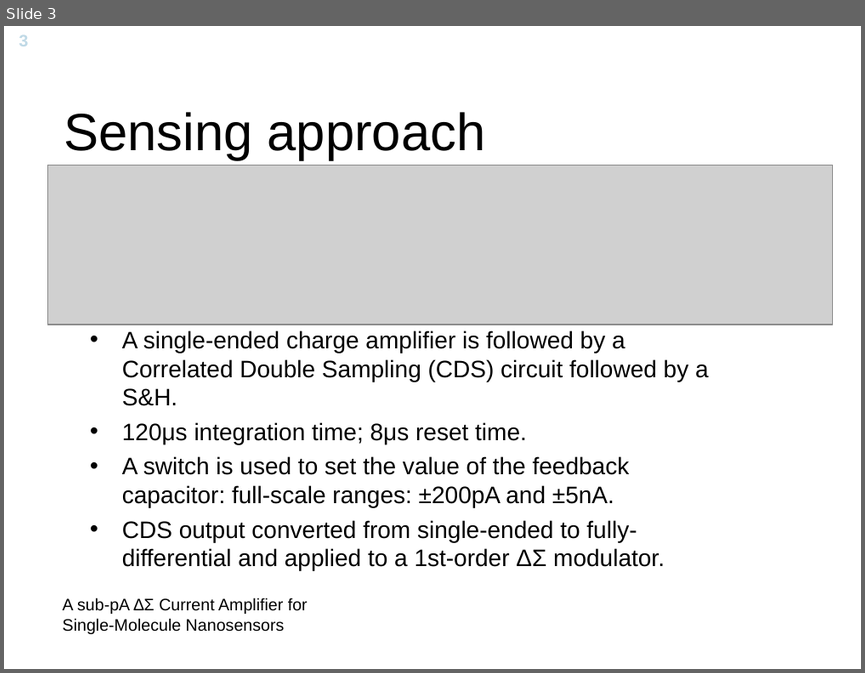
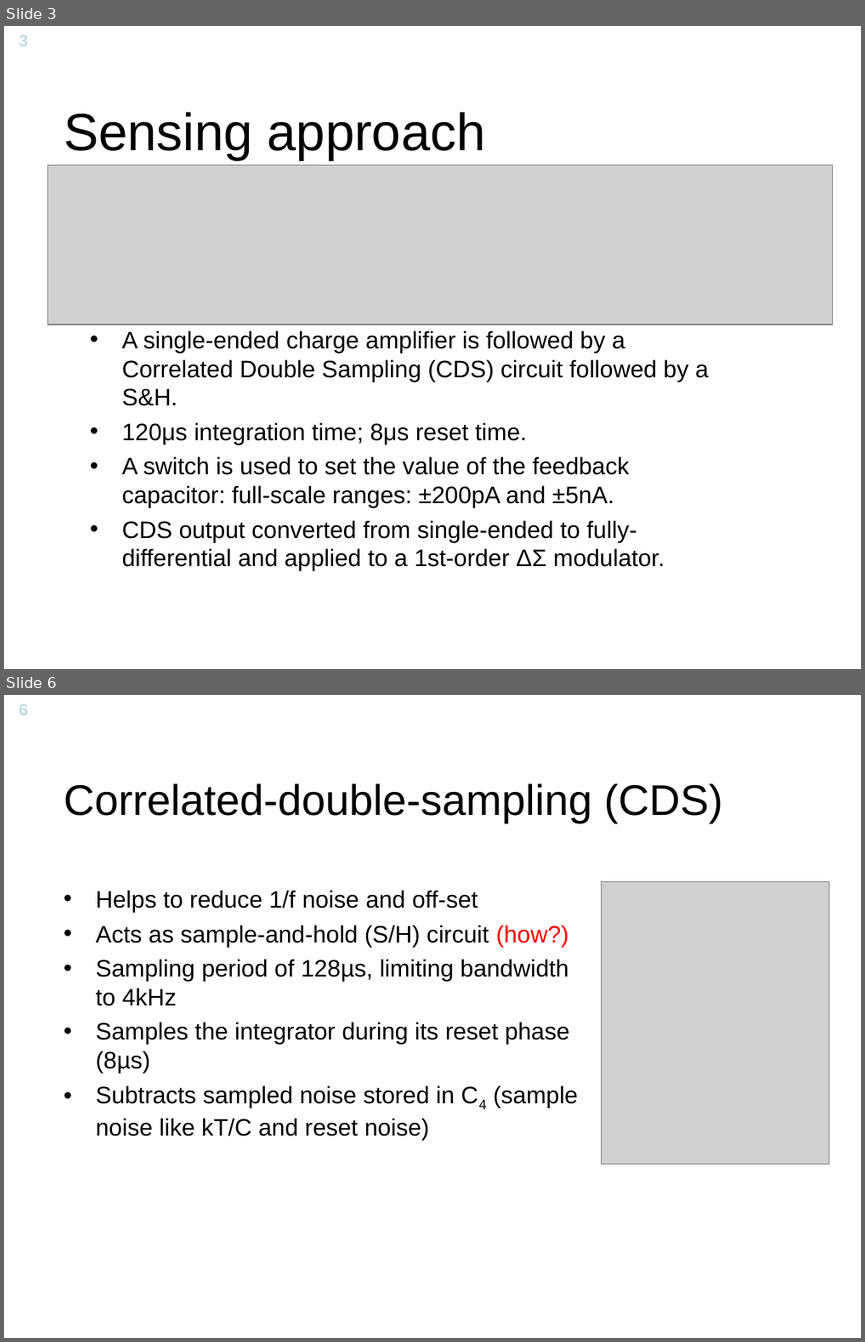
Before and after one commit to Yuav/solcelle, a slide deck: A Sub-pA delta-sigma Current Amplifier for Single-Molecule Nanosesnsors.ppt. Shown one above the other, each under a label of ours: slide 3 before the commit, slides 3 and 6 after it; the slides between them are not shown. The pictures are 865x673 and 865x1342 pixels, drawn with LibreOffice and Linux fonts; fonts in the diff are those of the drawing; grey boxes stand for pictures; background and template pictures are left out. Boxes give left, top, right and bottom in pixels: in the first picture for what was removed or moved away, otherwise in the second. Text is boxed around its words. In the diff, an @@ line names an element or a change of style, - is before the commit and + after.

```diff
--- a/A Sub-pA delta-sigma Current Amplifier for Single-Molecule Nanosesnsors.ppt
+++ b/A Sub-pA delta-sigma Current Amplifier for Single-Molecule Nanosesnsors.ppt
@@ slide 6 added at [4, 695, 861, 1338], background picture (left out); not listed: 1 template element that a slide beside it also shows @@
@@ title added at [64, 783, 723, 823], 36 pt, text #000000 @@
+Correlated-double-sampling (CDS)
@@ text added at [96, 890, 578, 1140], 20 pt, text #000000 @@
+• Helps to reduce 1/f noise and off-set
+• Acts as sample-and-hold (S/H) circuit (how?)
+• Sampling period of 128µs, limiting bandwidth to 4kHz
+• Samples the integrator during its reset phase (8µs)
+• Subtracts sampled noise stored in C4 (sample noise like kT/C and reset noise)
@@ picture added at [602, 882, 829, 1163] @@
@@ slide 3 changed as well @@
@@ text removed at [63, 597, 307, 634] @@
-A sub-pA ∆Σ Current Amplifier for Single-Molecule Nanosensors
```
Also in this commit, not shown: 4 other slides changed, 3 other slides added, 1 slide removed, 3 other files.
